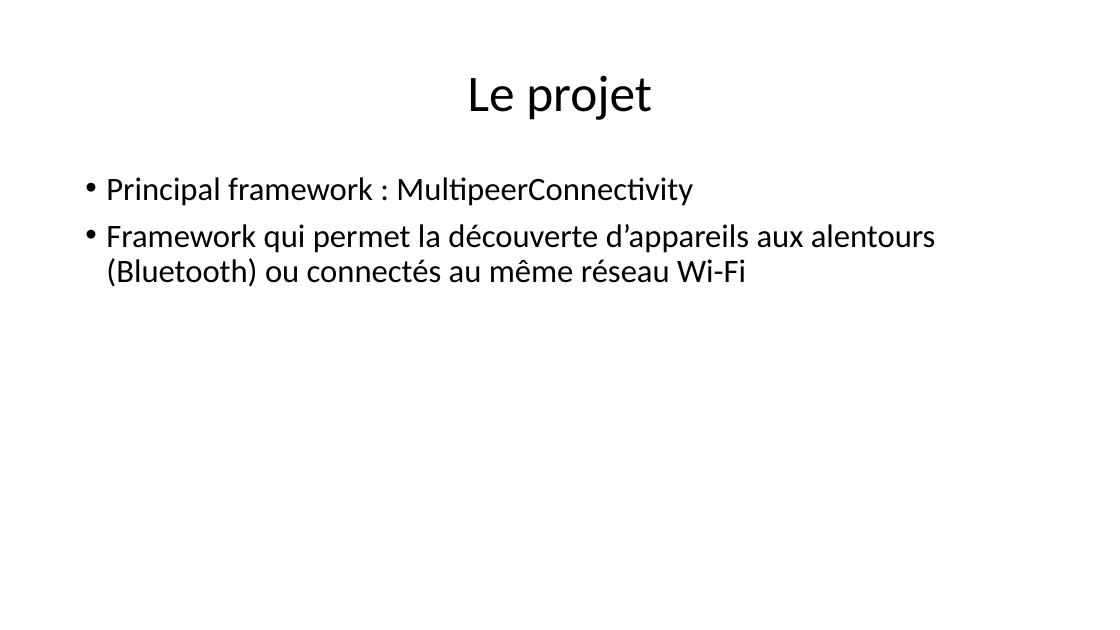
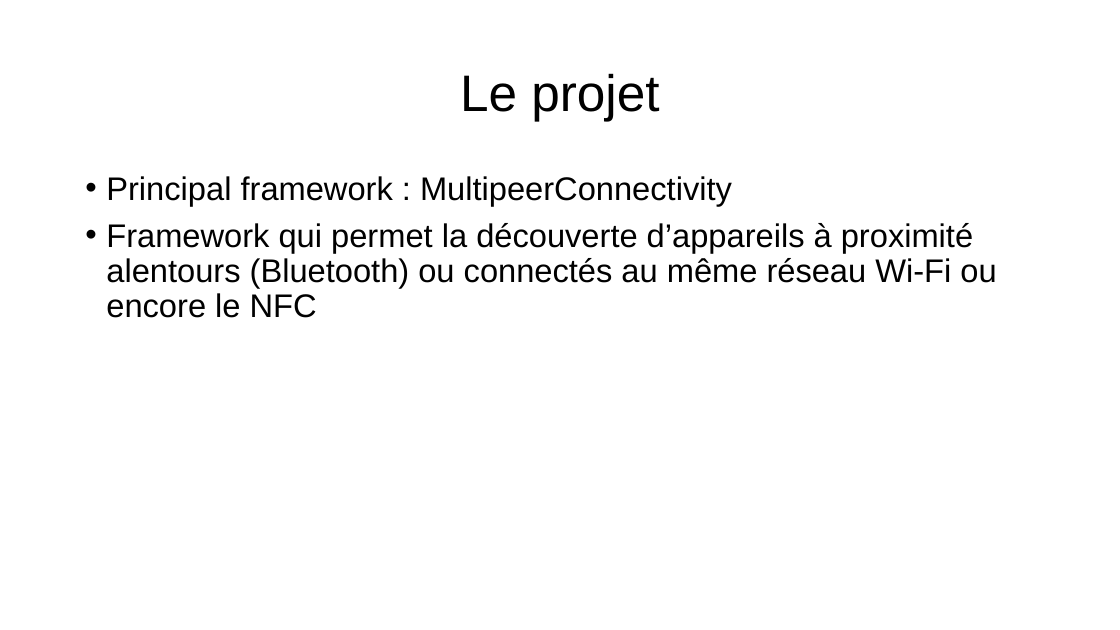
Before and after one commit to 0nza1101/Connect, a slide deck: slide 3 of Ressources/presentation_projet_connect.pptx. Drawn at 1120x630 pixels with LibreOffice and Linux fonts; fonts in the diff are those of the drawing. Boxes give left, top, right and bottom in pixels: in the first picture for what was removed or moved away, otherwise in the second. Text is boxed around its words. In the diff, an @@ line names an element or a change of style, - is before the commit and + after.

```diff
--- a/Ressources/presentation_projet_connect.pptx
+++ b/Ressources/presentation_projet_connect.pptx
@@ title "Le projet" at [460,73,659,121]: font Calibri to Arial @@
@@ text at [106,176,732,206]: font Calibri to Arial in "Principal framework : MultipeerConnectivity" @@
@@ text at [106,223,996,318]: text changed; font Calibri to Arial @@
-• Framework qui permet la découverte d’appareils aux alentours (Bluetooth) ou connectés au même réseau Wi-Fi
+• Framework qui permet la découverte d’appareils à proximité alentours (Bluetooth) ou connectés au même réseau Wi-Fi ou encore le NFC
```
Also in this commit, not shown: 5 other slides changed, 6 slides added, 1 slide removed.
